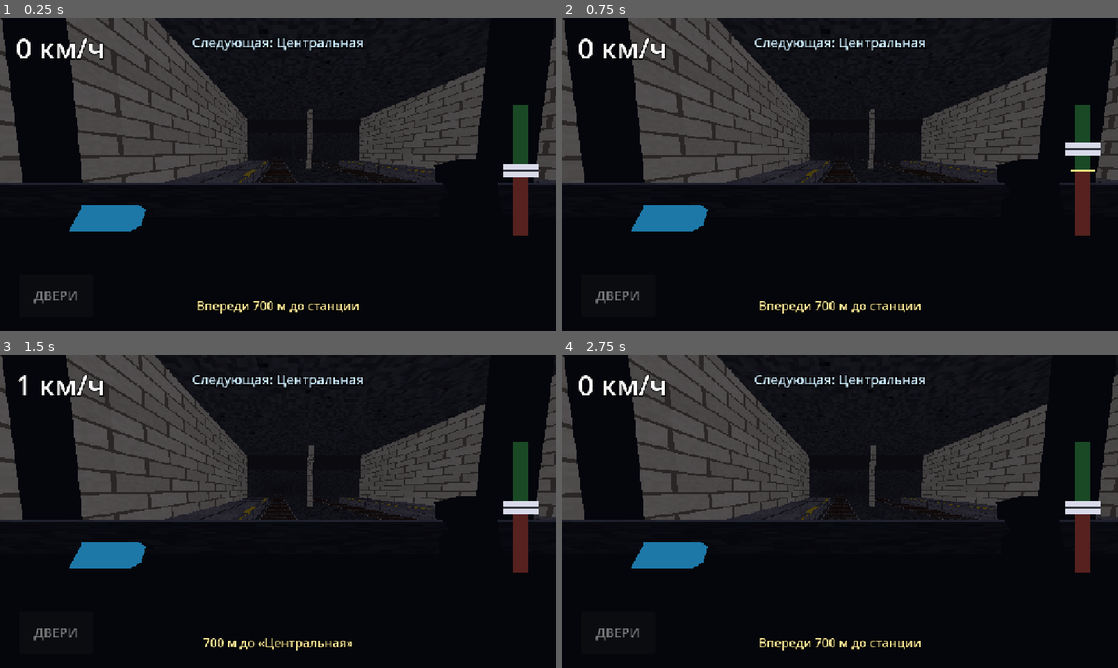
Above: before the commit, frames 1-4 (two rows, left to right).
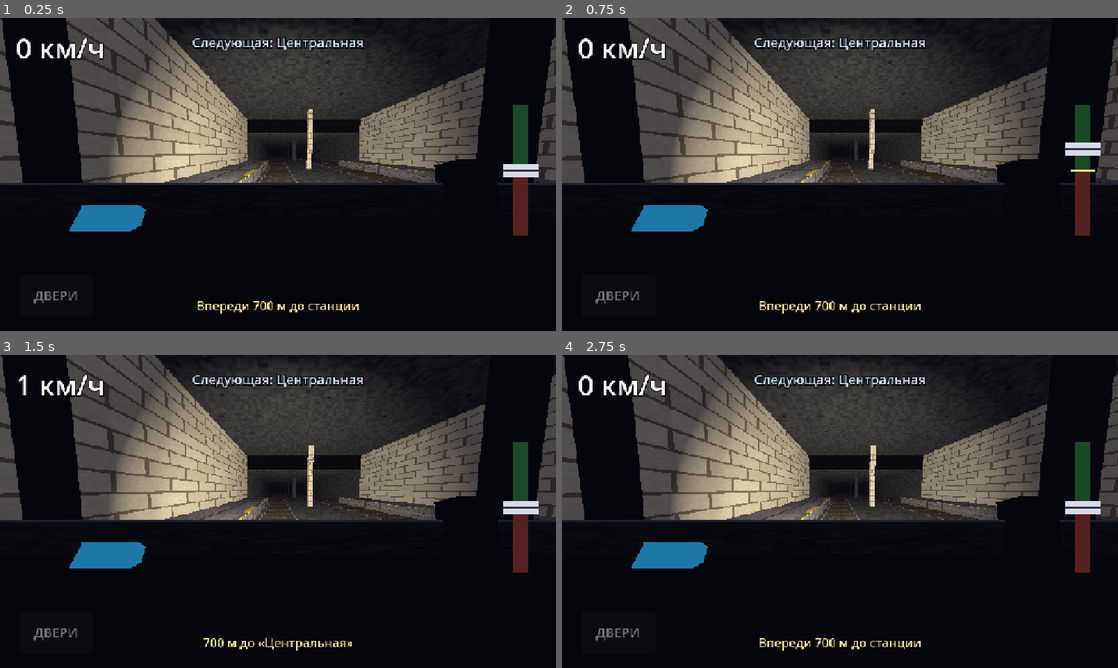
Above: after the commit, the same moments.

Repository: enmalafeev/metrograd
Game: Godot game, scene res://scenes/main.tscn
The game is run twice, just before and just after one commit, with the same random seed, the same clock (stepped at 60 frames per second) and the same inputs.
Inputs (mouse positions are in pixels of both pictures, inside the frame that each line leads up to):
- Up to frame 1 (0.25 s): no input
- Up to frame 2 (0.75 s): tap Enter at 0.5 s; drag from (1084, 171) to (895, 105) at 0.52 s
- Up to frame 3 (1.5 s): drag from (166, 527) to (250, 574) at 1.27 s
- Up to frame 4 (2.75 s): move the mouse to (895, 442) at 2.02 s; click (895, 442) at 2.17 s

The runs differ from the first frame. In frame 1, 20% of the frame differs, in the area x 20-82%, y 3-53%; in frame 2, 20%; in frame 3, 20%; in frame 4, 20%.

Commit message:
Фары поезда, освещающие тоннель
Два SpotLight3D на носу светят вперёд (-Z) с лёгким наклоном вниз:
диапазон 90 м, конус 46°, тёплый белый. Тени выключены ради
производительности при ~3500 узлах тоннеля. Плюс два эмиссивных
«стекла» фар, чтобы лампы читались как физические.

Co-Authored-By: Claude Opus 4.8 <noreply@anthropic.com>

Diff:
--- a/scripts/train.gd
+++ b/scripts/train.gd
@@ -20,6 +20,7 @@
 
 func _ready() -> void:
 	_build_cab()
+	_build_headlights()
 
 func setup(curve: Curve3D, start_offset: float) -> void:
 	_curve = curve
@@ -64,6 +65,35 @@
 
 func speed_kmh() -> float:
 	return absf(speed) * 3.6
+
+# --- фары -------------------------------------------------------------------
+
+func _build_headlights() -> void:
+	# два прожектора на носу светят вперёд (-Z), освещая тоннель
+	for x in [-0.85, 0.85]:
+		var s := SpotLight3D.new()
+		s.position = Vector3(x, 0.9, -1.7)
+		s.spot_range = 90.0
+		s.spot_angle = 46.0
+		s.spot_attenuation = 0.9
+		s.light_energy = 12.0
+		s.light_color = Color(1.0, 0.95, 0.85)
+		s.rotation.x = deg_to_rad(-3)   # чуть вниз — освещает путь и стены
+		s.shadow_enabled = false
+		add_child(s)
+		# маленькие светящиеся «стёкла» фар
+		var bulb := StandardMaterial3D.new()
+		bulb.albedo_color = Color(1.0, 0.97, 0.85)
+		bulb.emission_enabled = true
+		bulb.emission = Color(1.0, 0.95, 0.8)
+		bulb.emission_energy_multiplier = 3.0
+		var mi := MeshInstance3D.new()
+		var bm := BoxMesh.new()
+		bm.size = Vector3(0.28, 0.2, 0.08)
+		mi.mesh = bm
+		mi.material_override = bulb
+		mi.position = Vector3(x, 0.9, -1.72)
+		add_child(mi)
 
 # --- кабина -----------------------------------------------------------------
 
